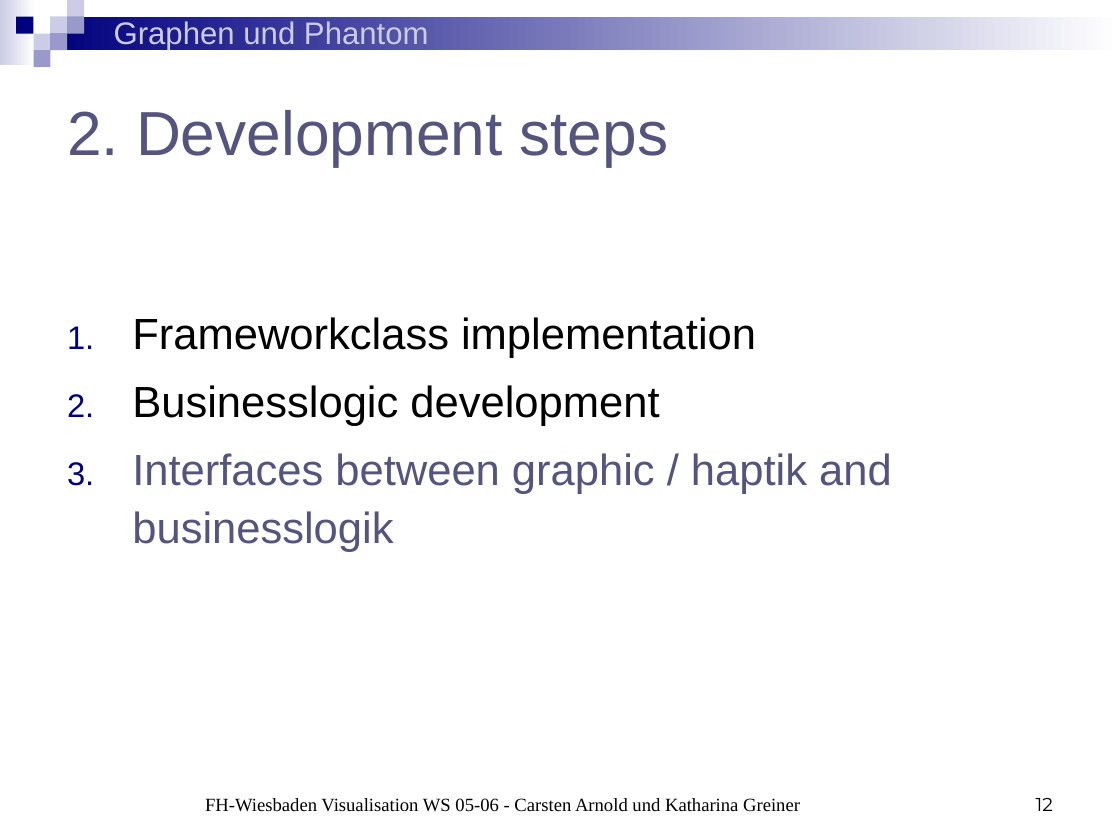
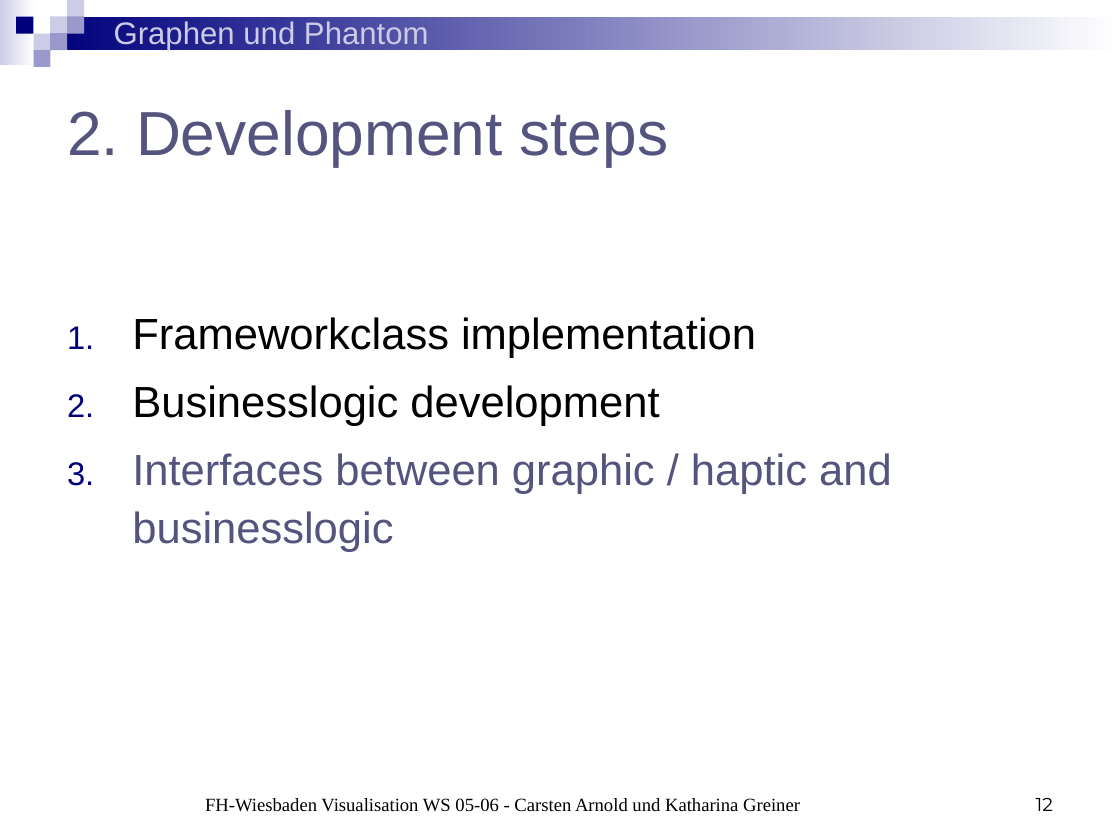
Before and after one commit to BackupTheBerlios/phantom-graphs-svn, a slide deck: slide 12 of trunk/Präsentationen/Präsentation3.ppt. Drawn at 1120x840 pixels with LibreOffice and Linux fonts; fonts in the diff are those of the drawing. Boxes give left, top, right and bottom in pixels: in the first picture for what was removed or moved away, otherwise in the second. Text is boxed around its words. In the diff, an @@ line names an element or a change of style, - is before the commit and + after.

```diff
--- a/trunk/Präsentationen/Präsentation3.ppt
+++ b/trunk/Präsentationen/Präsentation3.ppt
@@ text at <box>132,453,892,552</box>: text changed @@
-3. Interfaces between graphic / haptik and businesslogik
+3. Interfaces between graphic / haptic and businesslogic
```
Also in this commit, not shown: 4 other slides changed, 1 other file.
